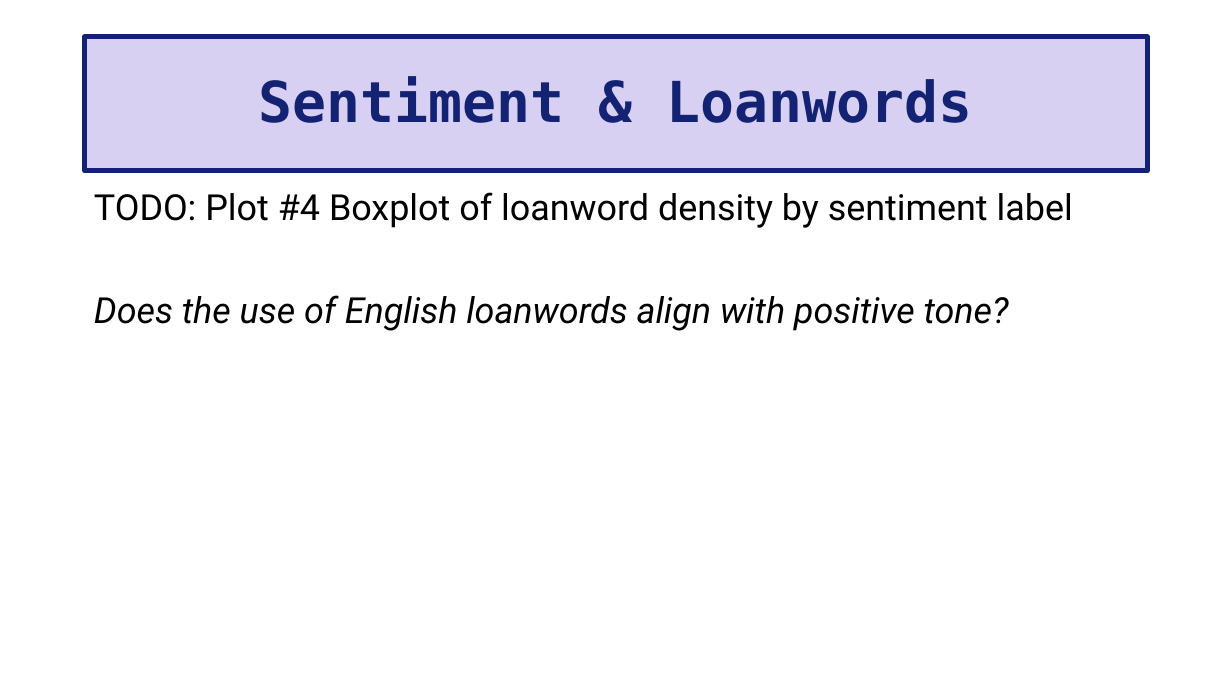
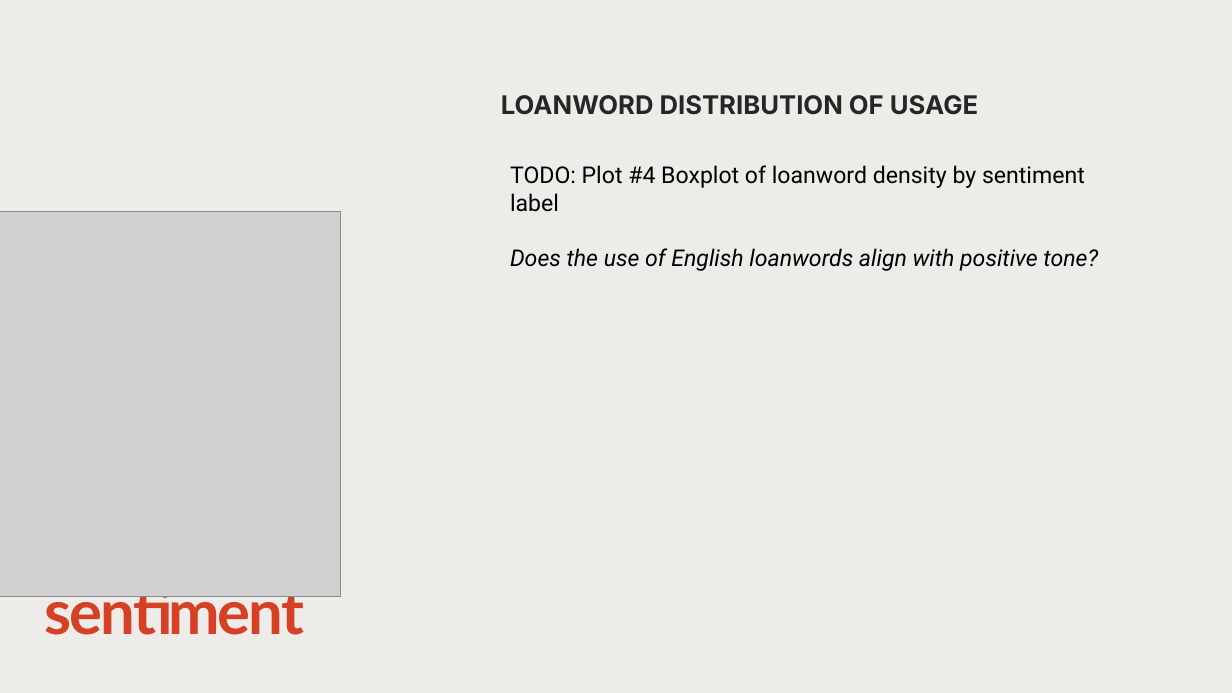
Before and after one commit to halfpintutopia/DA-deutsch-englisch-einfluss, a slide deck: slide 7 of DA_Final_Presentation.pptx. Drawn at 1232x693 pixels with LibreOffice and Linux fonts; fonts in the diff are those of the drawing; grey boxes stand for pictures. Boxes give left, top, right and bottom in pixels: in the first picture for what was removed or moved away, otherwise in the second. Text is boxed around its words. In the diff, an @@ line names an element or a change of style, - is before the commit and + after.

Commit message:
New design on presentation

```diff
--- a/DA_Final_Presentation.pptx
+++ b/DA_Final_Presentation.pptx
@@ background #FFFFFF to #EEECE8 @@
@@ title removed at [85,37,1148,171] @@
-Sentiment & Loanwords
@@ text added at [501,95,978,115], 20 pt, text #262626, bold @@
+LOANWORD DISTRIBUTION OF USAGE
@@ text "TODO: Plot #4 Boxplot of ...": place and size @@
-text "TODO: Plot #4 Boxplot of ..." at [94,192,1073,331]
+text "TODO: Plot #4 Boxplot of ..." at [510,165,1098,271]
@@ text "TODO: Plot #4 Boxplot of ..." at [510,165,1098,271]: size 28 to 18 pt; line spacing 0.9 to 1; less space between paragraphs @@
@@ picture added at [0,212,341,597] @@
@@ title added at [45,596,304,635], 48 pt, text #D64025, bold @@
+sentiment
```
Also in this commit, not shown: 9 other slides changed, 3 slides added, 2 slides removed.
